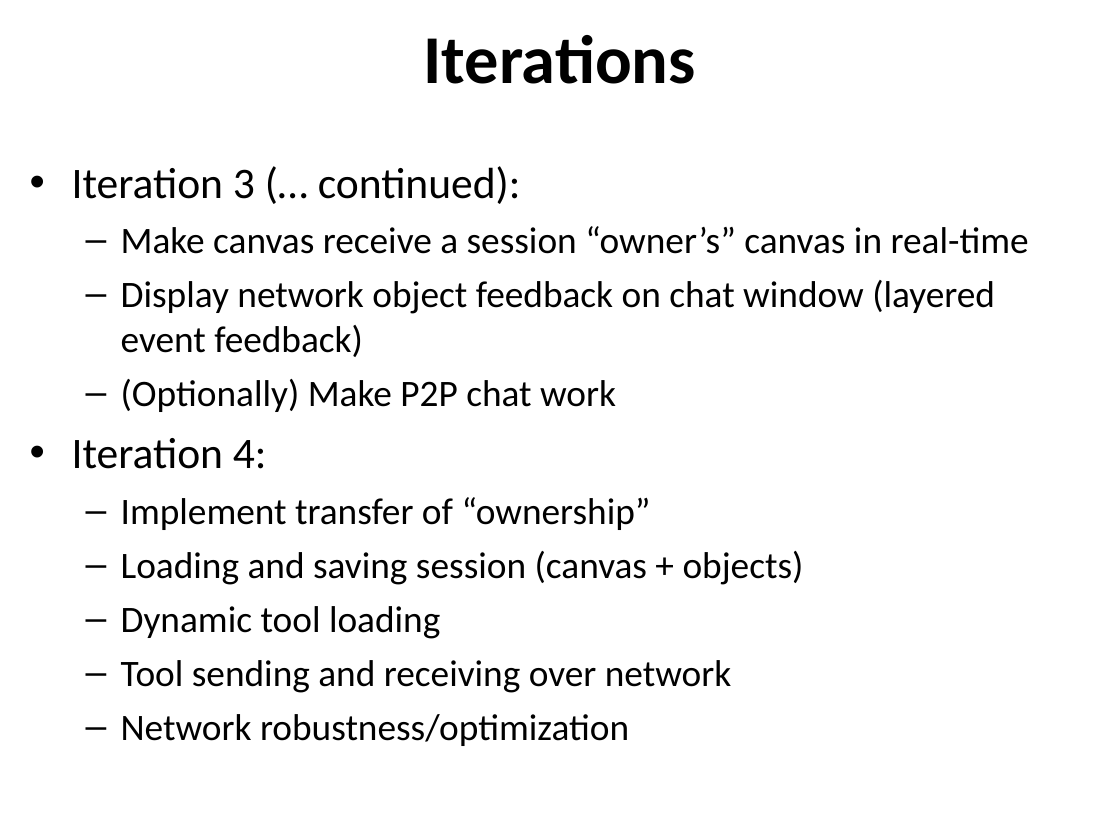
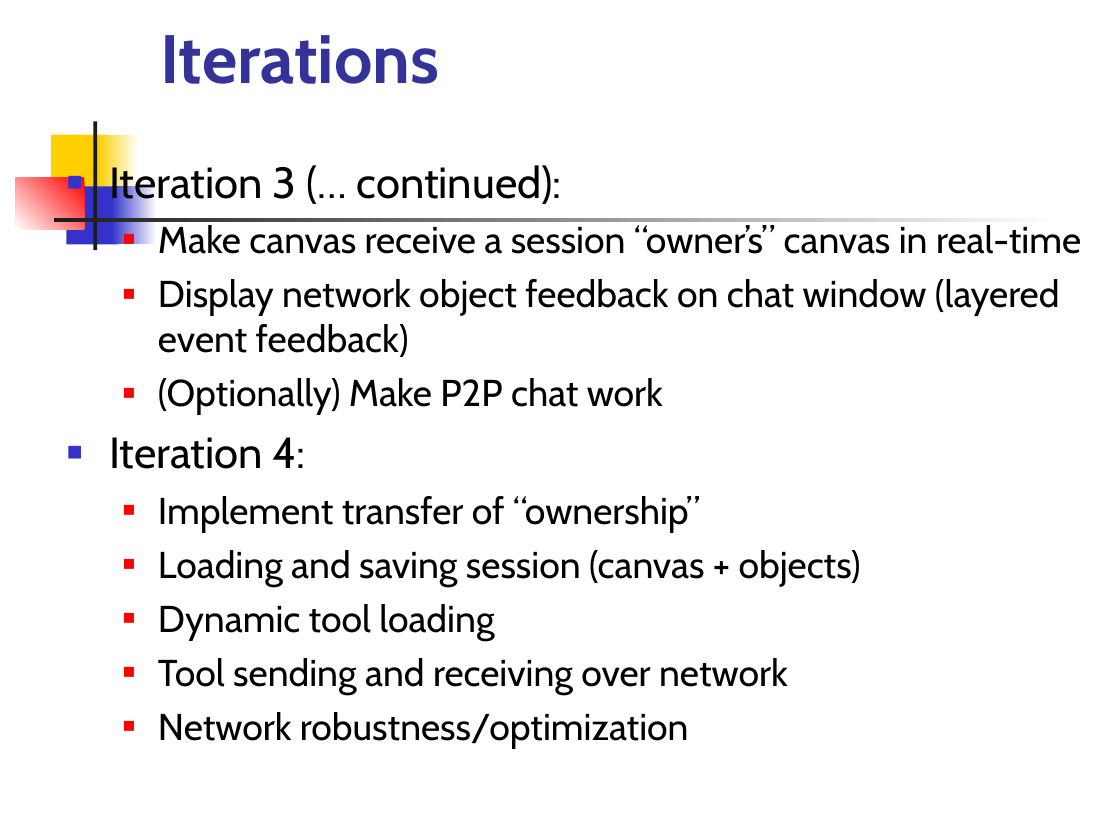
Before and after one commit to satpreetsingh/182mainproject, a slide deck: slide 4 of Documentation/04_10_Presentation.ppt. Drawn at 1120x840 pixels with LibreOffice and Linux fonts; fonts in the diff are those of the drawing. Boxes give left, top, right and bottom in pixels: in the first picture for what was removed or moved away, otherwise in the second. Text is boxed around its words. In the diff, an @@ line names an element or a change of style, - is before the commit and + after.

Commit message:
1)  Updated powerpoint to include everyone's slides. 2)  Updated Use Case to include SaveSession.

```diff
--- a/Documentation/04_10_Presentation.ppt
+++ b/Documentation/04_10_Presentation.ppt
@@ title "Iterations": place and size @@
-title "Iterations" at (424,35,696,84)
+title "Iterations" at (161,35,440,84)
@@ title "Iterations" at (161,35,440,84): font Calibri to Cabin, text colour #000000 to #333399; alignment centre to left @@
@@ rectangle added at (52,134,105,193), fill #FFCF01 @@
@@ text "Iteration 3 (… continued):": place and size @@
-text "Iteration 3 (… continued):" at (72,166,1029,746)
+text "Iteration 3 (… continued):" at (109,161,1081,749)
@@ text "Iteration 3 (… continued):" at (109,161,1081,749): font Calibri to Cabin; bullet • to ■; bullet colour #000000 to #3333CC; bullet – to ■; bullet colour #000000 to #FF0000 @@
@@ rectangle added at (93,121,96,250), fill #1C1C1C @@
@@ rectangle added at (99,134,139,193), fill gradient #FFFFFF to #FFCF01 @@
@@ rectangle added at (16,177,84,228), fill gradient #FF0000 to #FFFFFF @@
@@ rectangle added at (66,186,118,244), fill #3333CC @@
@@ rectangle added at (112,186,157,244), fill gradient #FFFFFF to #3333CC @@
@@ rectangle added at (54,218,1062,222), fill gradient #FFFFFF to #1C1C1C @@
```
Also in this commit, not shown: 6 other slides changed, 11 slides added, 5 slides removed, 1 other file.
